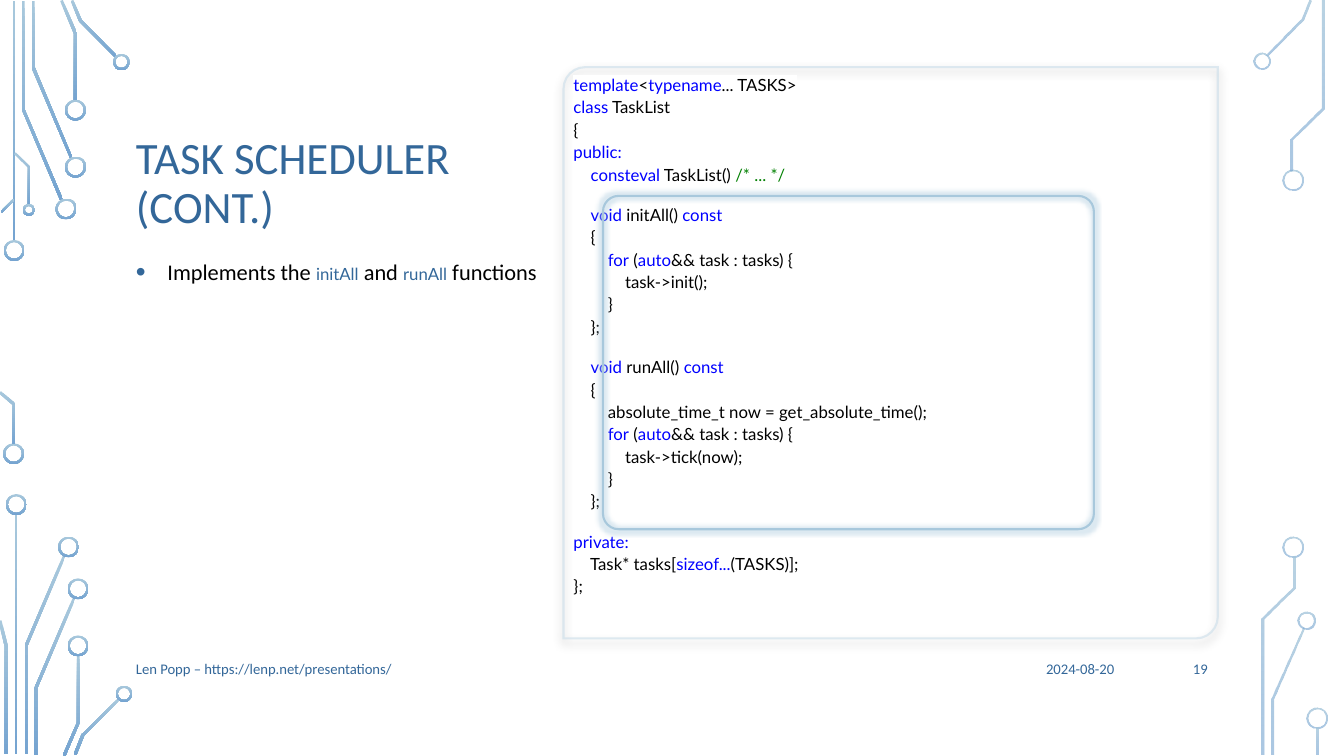
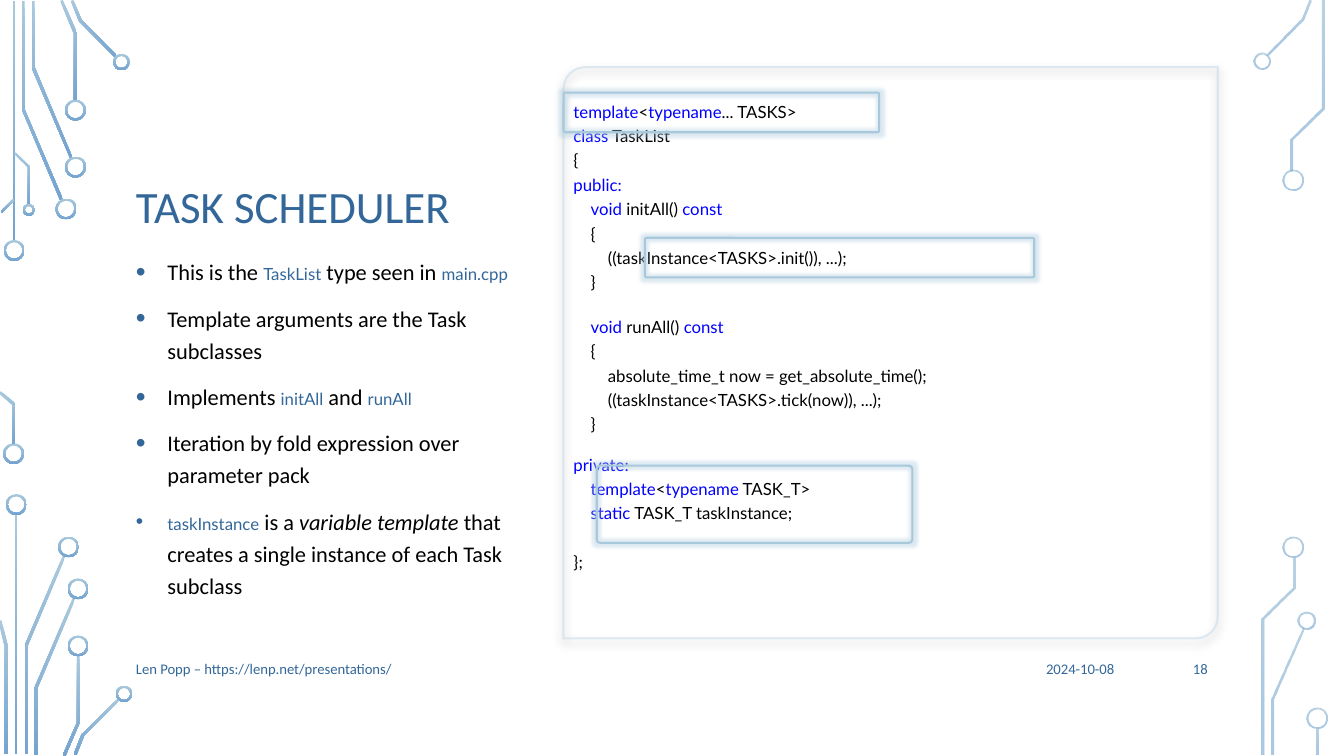
Before and after one commit to Len42/presentations, a slide deck: slide 18 of TaskScheduler/TaskScheduler.pptx (slide 19 before the commit). Drawn at 1344x756 pixels with LibreOffice and Linux fonts; fonts in the diff are those of the drawing; background and template pictures are left out. Boxes give left, top, right and bottom in pixels: in the first picture for what was removed or moved away, otherwise in the second. Text is boxed around its words. In the diff, an @@ line names an element or a change of style, - is before the commit and + after.

Commit message:
TaskScheduler: Updated for TaskDemo 1.2

```diff
--- a/TaskScheduler/TaskScheduler.pptx
+++ b/TaskScheduler/TaskScheduler.pptx
@@ text at [573, 105, 927, 523]: paragraph removed @@
-};
@@ rounded rectangle added at [564, 93, 879, 132], outline #A8C8DC 1.5 pt @@
@@ text at [573, 105, 927, 385]: line spacing 0.9 to 1 @@
@@ text at [591, 168, 731, 184]: paragraph removed @@
-consteval TaskList() /* ... */
@@ title at [136, 194, 450, 224]: text changed @@
-TASK SCHEDULER (CONT.)
+TASK SCHEDULER
@@ rounded rectangle: place and size @@
-rounded rectangle at [603, 196, 1094, 529]
+rounded rectangle at [645, 238, 1034, 277]
@@ text at [167, 264, 508, 594]: text changed @@
-• Implements the initAll and runAll functions
+• This is the TaskList type seen in main.cpp
+• Template arguments are the Task subclasses
+• Implements initAll and runAll
+• Iteration by fold expression over parameter pack
+• taskInstance is a variable template that creates a single instance of each Task subclass
@@ text at [608, 250, 822, 268]: text changed @@
-for (auto&& task : tasks) {
-task->init();
+((taskInstance<TASKS>.init()), ...);
@@ text at [573, 393, 857, 523]: text changed @@
-for (auto&& task : tasks) {
-task->tick(now);
-}
+((taskInstance<TASKS>.tick(now)), ...);
+}
+private:
+template<typename TASK_T>
+static TASK_T taskInstance;
@@ rounded rectangle added at [597, 466, 912, 543], outline #A8C8DC 1.5 pt @@
@@ text at [573, 536, 799, 573]: paragraphs removed @@
-private:
-Task* tasks[sizeof...(TASKS)];
-};
@@ text at [1046, 664, 1114, 674]: text changed @@
-2024-08-20
+2024-10-08
@@ page number at [1193, 664, 1208, 674]: text changed @@
-19
+18
```
Also in this commit, not shown: 22 other slides changed, 1 slide removed, 1 other file.
